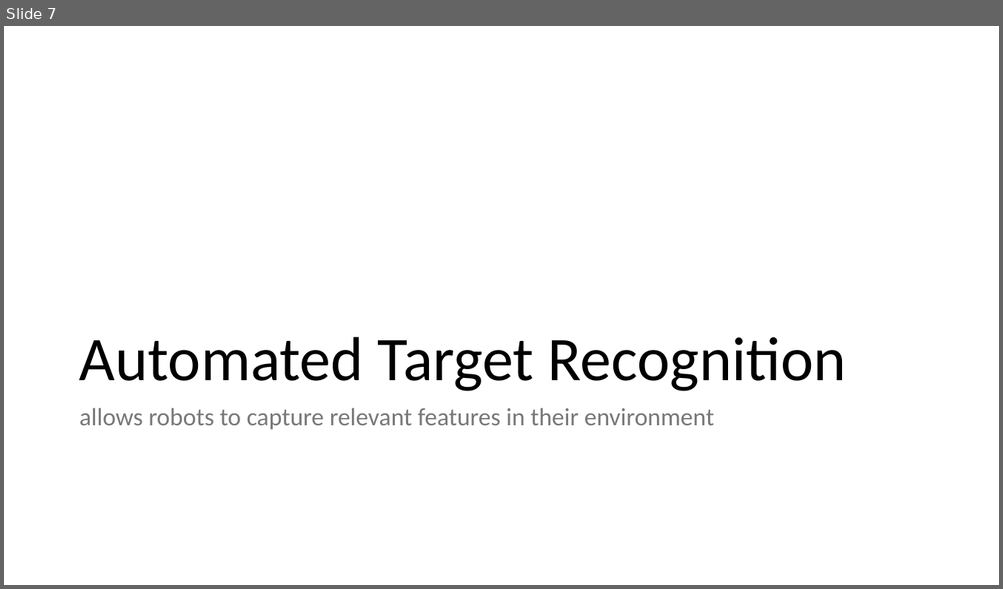
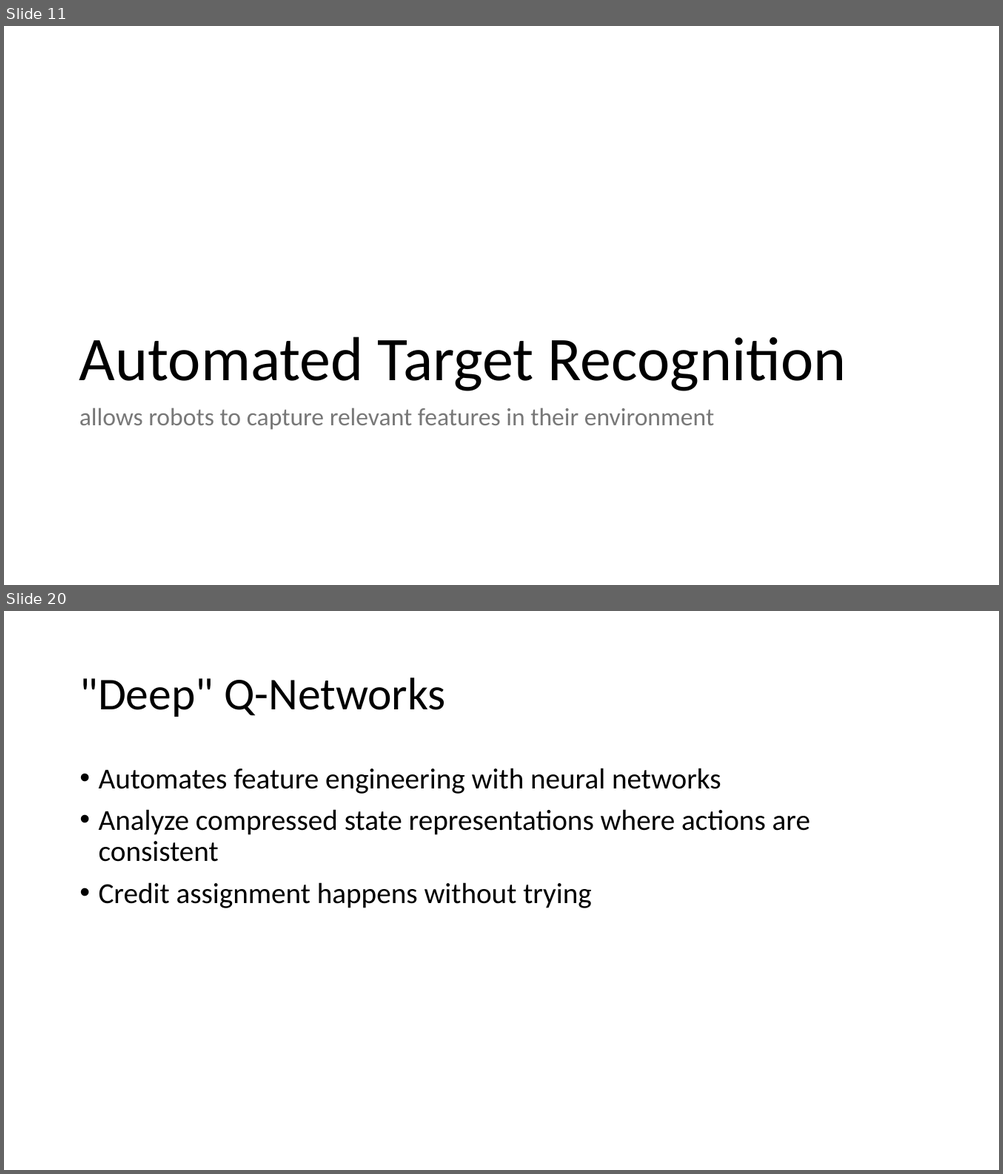
Before and after one commit to akshaygulabrao/flappybird-monorepo, a slide deck: Slides.pptx. Shown one above the other, each under a label of ours: slide 7 before the commit, slides 11 and 20 after it; the slides between them are not shown. The pictures are 1003x589 and 1003x1174 pixels, drawn with LibreOffice and Linux fonts; fonts in the diff are those of the drawing. Boxes give left, top, right and bottom in pixels: in the first picture for what was removed or moved away, otherwise in the second. Text is boxed around its words. In the diff, an @@ line names an element or a change of style, - is before the commit and + after.

```diff
--- a/Slides.pptx
+++ b/Slides.pptx
@@ slide 20 added at [4, 611, 999, 1170], background #FFFFFF @@
@@ title added at [79, 678, 446, 717], 44 pt, text #000000 @@
+"Deep" Q-Networks
@@ text added at [99, 768, 810, 908], 28 pt, text #000000 @@
+• Automates feature engineering with neural networks
+• Analyze compressed state representations where actions are consistent
+• Credit assignment happens without trying
@@ what was slide 7 is now slide 11 @@
```
Also in this commit, not shown: 5 slides changed, 9 other slides added, 2 slides removed, 12 other files.
